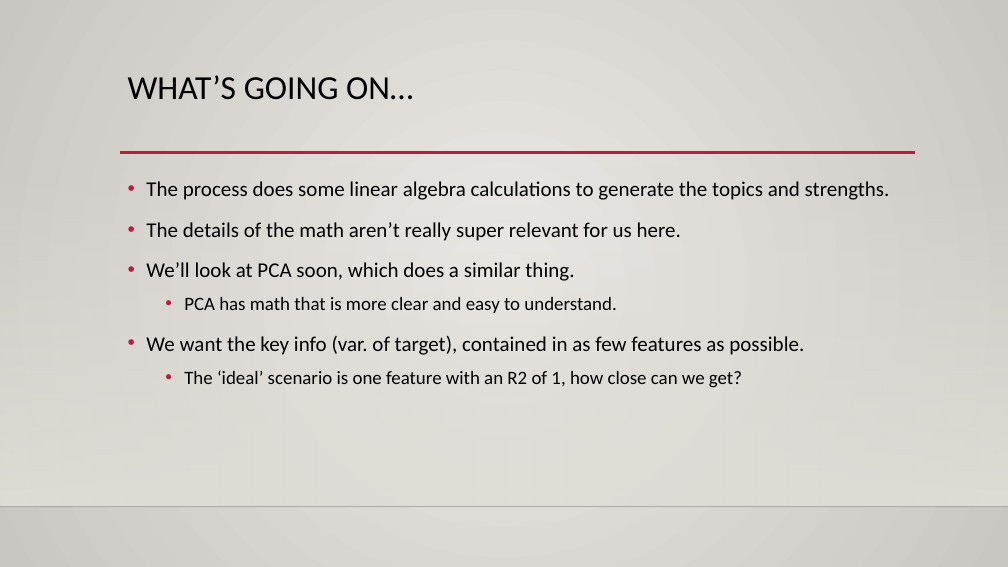
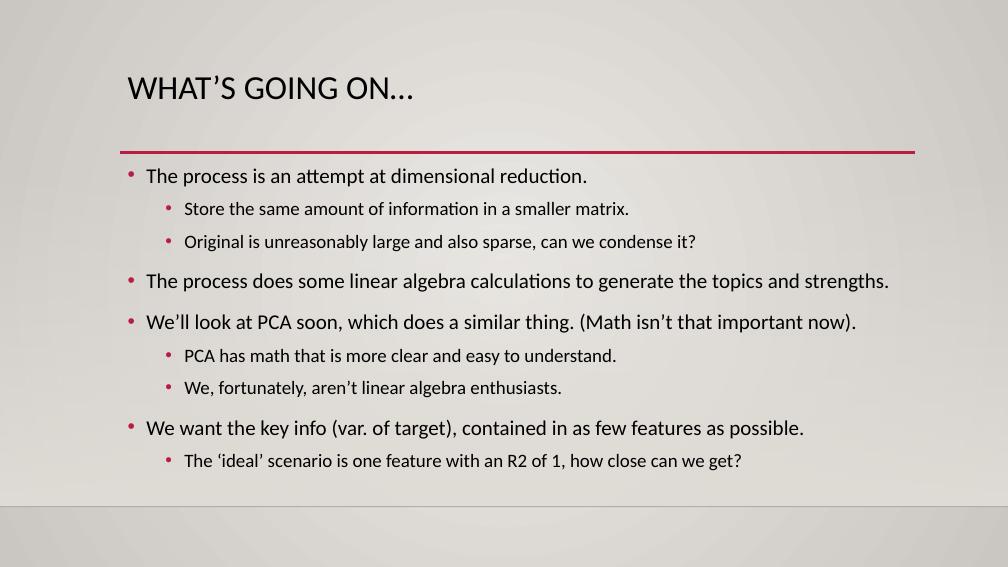
Before and after one commit to AkeemSemperDataScience/Intro_to_Machine_Learning_Students, a slide deck: slide 13 of reference_content/Slides/NLP_2.pptx (slide 11 before the commit). Drawn at 1008x567 pixels with LibreOffice and Linux fonts; fonts in the diff are those of the drawing; background and template pictures are left out. Boxes give left, top, right and bottom in pixels: in the first picture for what was removed or moved away, otherwise in the second. Text is boxed around its words. In the diff, an @@ line names an element or a change of style, - is before the commit and + after.

```diff
--- a/reference_content/Slides/NLP_2.pptx
+++ b/reference_content/Slides/NLP_2.pptx
@@ text "The process is an attempt ...": place and size @@
-text "The process is an attempt ..." at [146,181,890,388]
+text "The process is an attempt ..." at [146,168,890,471]
@@ text at [146,168,696,252]: paragraphs added @@
+• The process is an attempt at dimensional reduction.
+  • Store the same amount of information in a smaller matrix.
+  • Original is unreasonably large and also sparse, can we condense it?
@@ text at [146,314,857,333]: text changed @@
-• The details of the math aren’t really super relevant for us here.
-• We’ll look at PCA soon, which does a similar thing.
+• We’ll look at PCA soon, which does a similar thing. (Math isn’t that important now).
@@ text at [184,381,562,398]: paragraph added @@
+  • We, fortunately, aren’t linear algebra enthusiasts.
```
Also in this commit, not shown: 12 other slides changed, 8 slides added, 3 other files.
